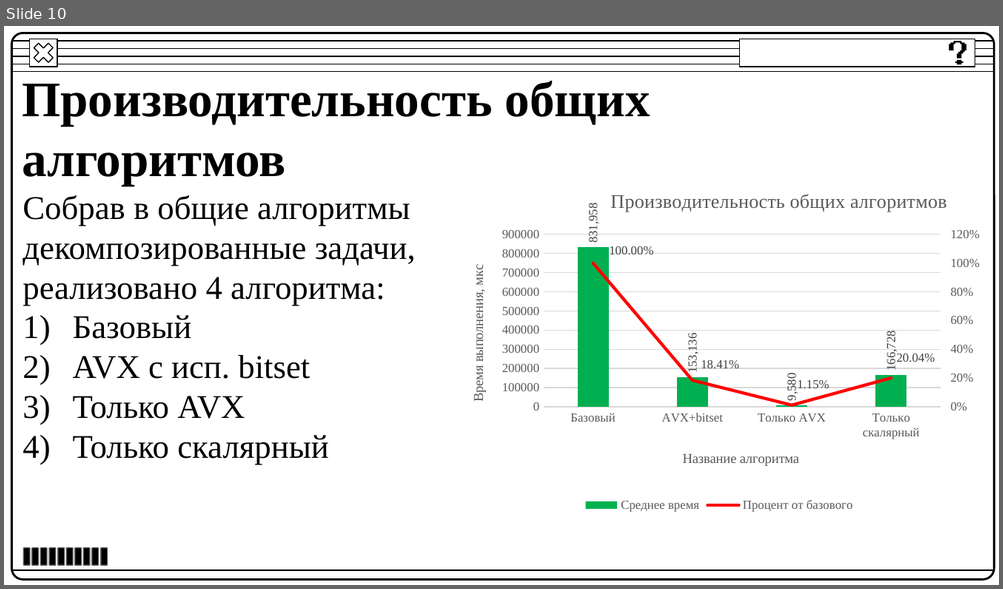
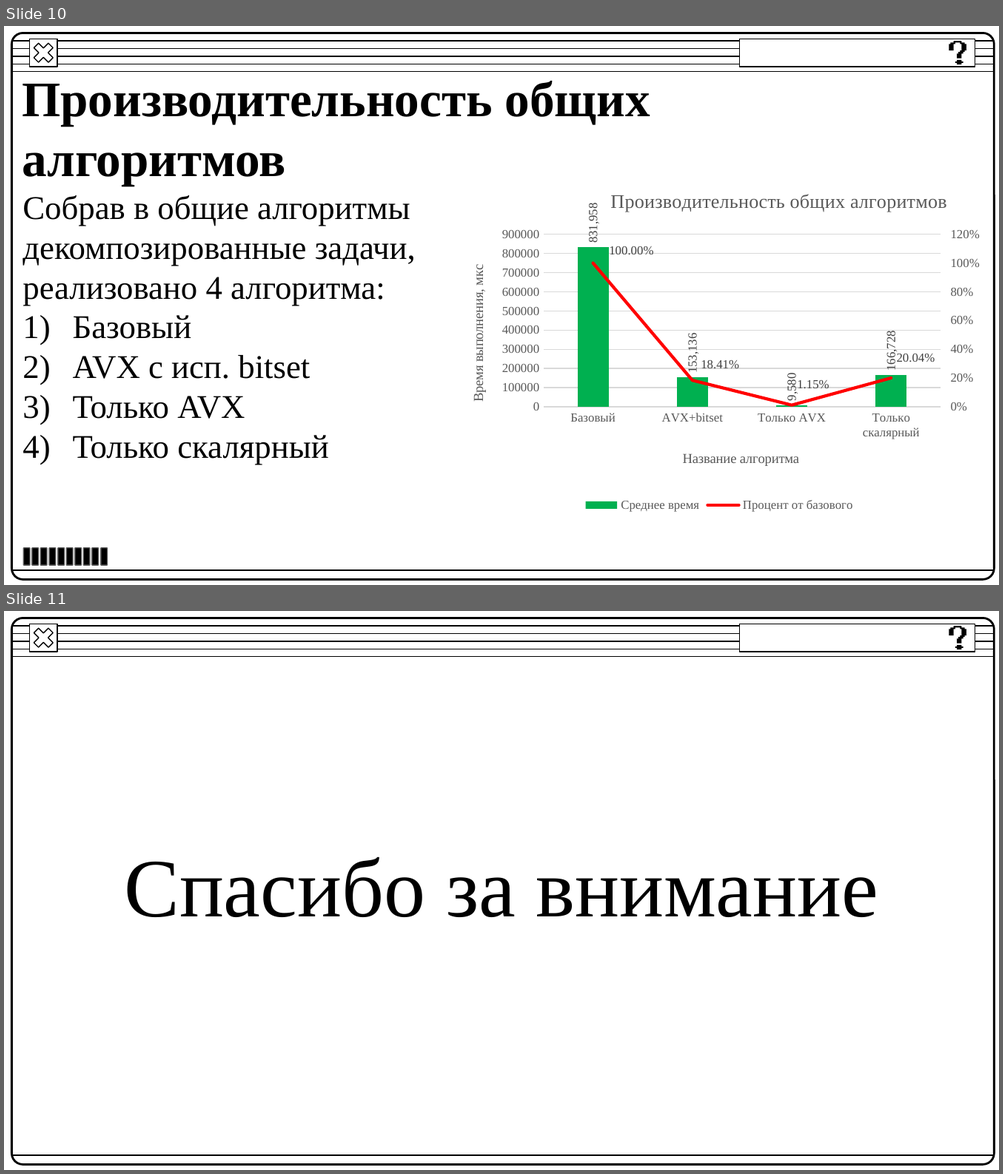
Before and after one commit to BakaKrt/DiplomAPI, a slide deck: ВКР/ВКР.pptx. Shown one above the other, each under a label of ours: slide 10 before the commit, slides 10 and 11 after it. The pictures are 1003x589 and 1003x1174 pixels, drawn with LibreOffice and Linux fonts; fonts in the diff are those of the drawing. Boxes give left, top, right and bottom in pixels: in the first picture for what was removed or moved away, otherwise in the second. Text is boxed around its words. In the diff, an @@ line names an element or a change of style, - is before the commit and + after.

```diff
--- a/ВКР/ВКР.pptx
+++ b/ВКР/ВКР.pptx
@@ slide 11 added at (4, 611, 999, 1170), background #FFFFFF; not listed: 12 template elements that a slide beside it also shows @@
@@ title added at (124, 857, 878, 917), 60 pt, text #000000 @@
+Спасибо за внимание
```
Also in this commit, not shown: 1 slide removed, 6 other files.
